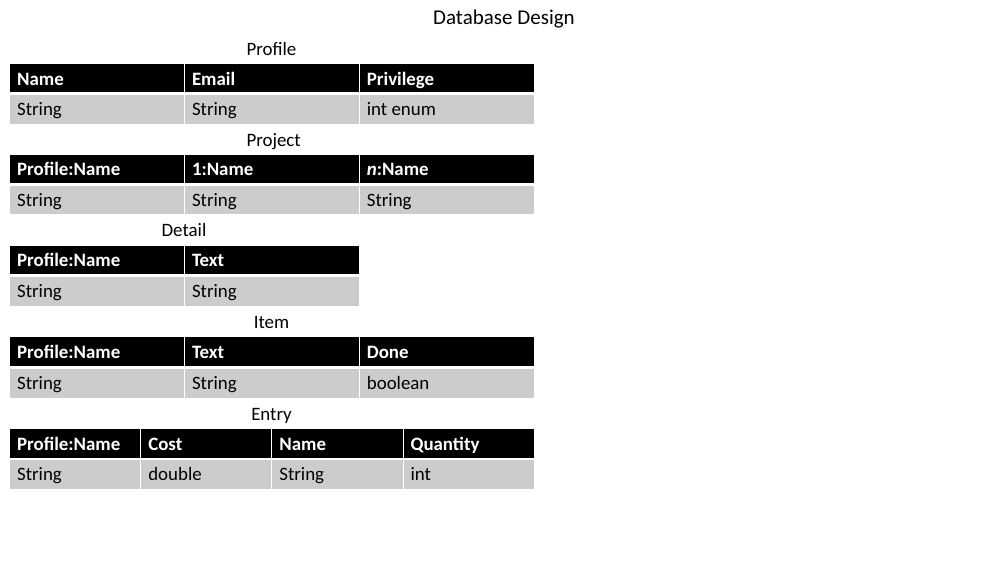
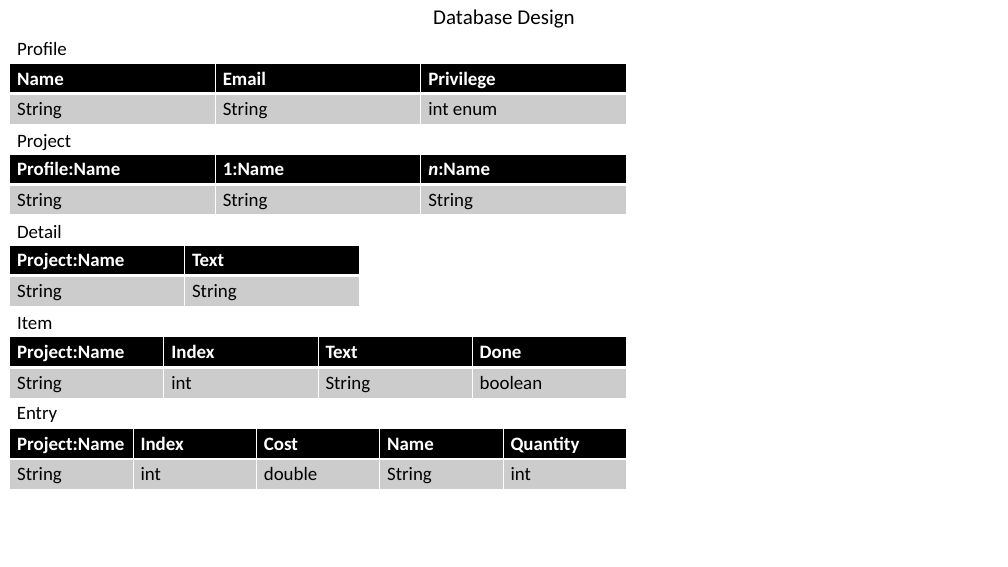
Before and after one commit to dgreen29/Creative-Tech-Brains, a slide deck: slide 11 of documentation/AppDesign.pptx. Drawn at 1008x567 pixels with LibreOffice and Linux fonts; fonts in the diff are those of the drawing. Boxes give left, top, right and bottom in pixels: in the first picture for what was removed or moved away, otherwise in the second. Text is boxed around its words. In the diff, an @@ line names an element or a change of style, - is before the commit and + after.

```diff
--- a/documentation/AppDesign.pptx
+++ b/documentation/AppDesign.pptx
@@ text "Profile": place and size @@
-text "Profile" at (247, 42, 297, 55)
+text "Profile" at (17, 42, 67, 55)
@@ table: place and size @@
-table at (10, 64, 534, 124)
+table at (10, 64, 627, 124)
@@ text "Project": place and size @@
-text "Project" at (247, 133, 301, 150)
+text "Project" at (17, 134, 71, 151)
@@ table: place and size @@
-table at (10, 154, 534, 215)
+table at (10, 154, 627, 215)
@@ text "Detail": place and size @@
-text "Detail" at (162, 223, 207, 236)
+text "Detail" at (17, 225, 62, 238)
@@ table at (10, 245, 359, 306) @@
-row 1, column 1: Profile:Name
+row 1, column 1: Project:Name
@@ text "Item": place and size @@
-text "Item" at (254, 316, 289, 328)
+text "Item" at (17, 317, 52, 329)
@@ table at (10, 337, 627, 399) @@
-column 1: Profile:Name | String
+column 1: Project:Name | String
+column 2: Index | int
@@ table: place and size @@
-table at (10, 337, 534, 399)
+table at (10, 337, 627, 399)
@@ text "Entry": place and size @@
-text "Entry" at (251, 408, 291, 423)
+text "Entry" at (17, 407, 57, 422)
@@ table at (10, 429, 626, 490) @@
-column 1: Profile:Name | String
+column 1: Project:Name | String
+column 2: Index | int
@@ table: place and size @@
-table at (10, 429, 533, 490)
+table at (10, 429, 626, 490)
```
Also in this commit, not shown: 14 other files.
